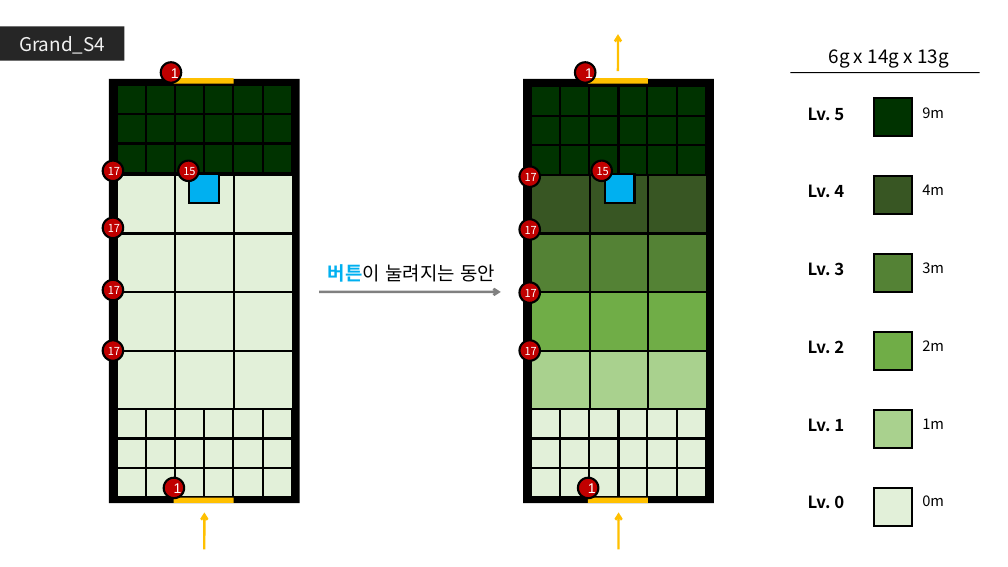
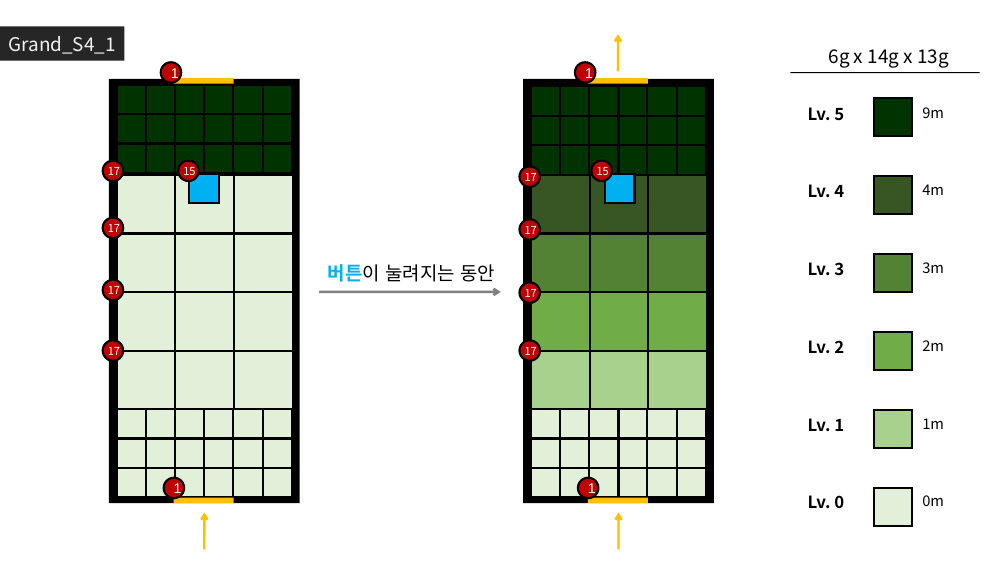
Before and after one commit to GGMGangsterHamster/GangsterHamster, a slide deck: slide 7 of Documents/Grand_Stage.pptx. Drawn at 1008x567 pixels with LibreOffice and Linux fonts; fonts in the diff are those of the drawing. Boxes give left, top, right and bottom in pixels: in the first picture for what was removed or moved away, otherwise in the second. Text is boxed around its words. In the diff, an @@ line names an element or a change of style, - is before the commit and + after.

```diff
--- a/Documents/Grand_Stage.pptx
+++ b/Documents/Grand_Stage.pptx
@@ text in rectangle at (9, 36, 116, 54): text changed @@
-Grand_S4
+Grand_S4_1
```
Also in this commit, not shown: 2 slides added.
